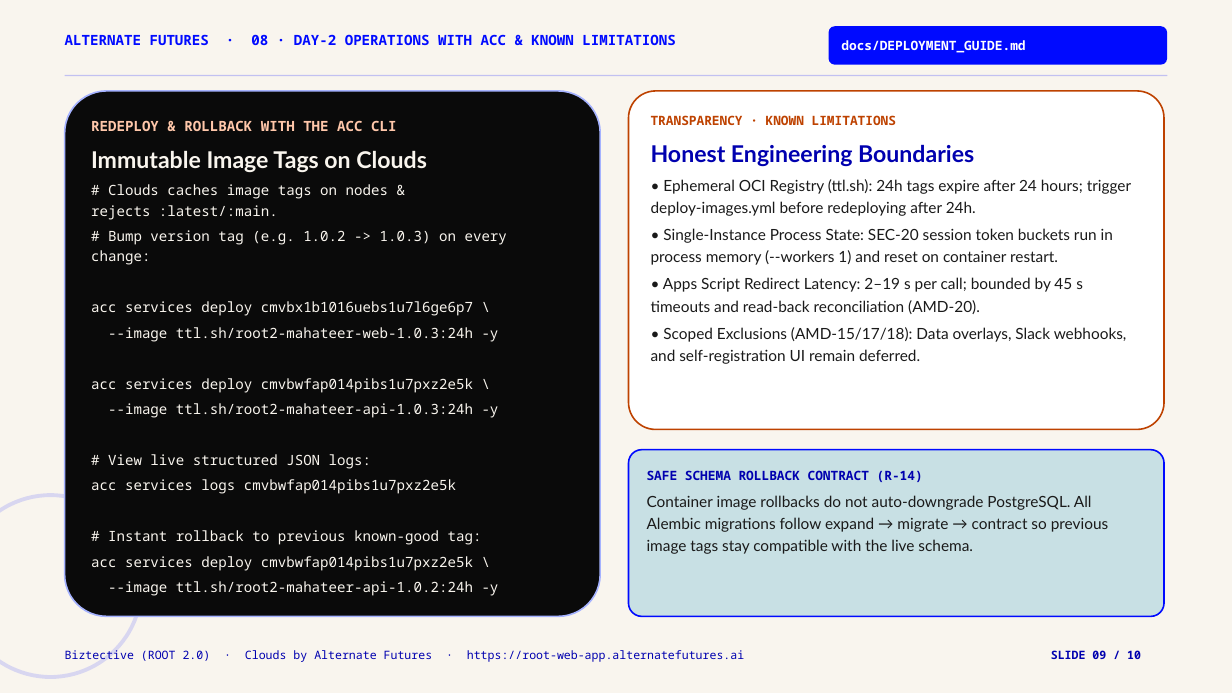
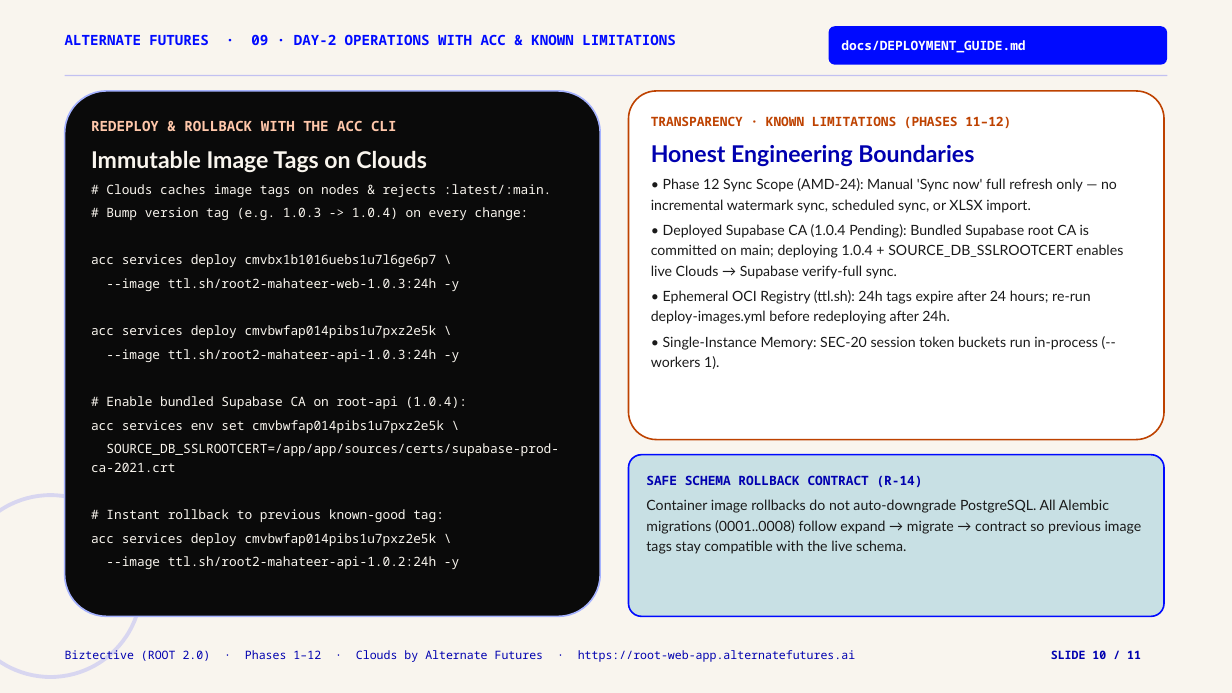
Before and after one commit to MahateerMuhammad/Biztective, a slide deck: slide 10 of docs/Biztective_Alternate_Futures_Deck.pptx (slide 9 before the commit). Drawn at 1232x693 pixels with LibreOffice and Linux fonts; fonts in the diff are those of the drawing. Boxes give left, top, right and bottom in pixels: in the first picture for what was removed or moved away, otherwise in the second. Text is boxed around its words. In the diff, an @@ line names an element or a change of style, - is before the commit and + after.

Commit message:
chore: Phase 12 build 1.0.5 images (1.0.4 tag was pre-existing)

```diff
--- a/docs/Biztective_Alternate_Futures_Deck.pptx
+++ b/docs/Biztective_Alternate_Futures_Deck.pptx
@@ text at (65,34,675,45): text changed @@
-ALTERNATE FUTURES · 08 · DAY-2 OPERATIONS WITH ACC & KNOWN LIMITATIONS
+ALTERNATE FUTURES · 09 · DAY-2 OPERATIONS WITH ACC & KNOWN LIMITATIONS
@@ rounded rectangle "TRANSPARENCY · KNOWN LIMITATIONS (PHASES ...": place and size @@
-rounded rectangle "TRANSPARENCY · KNOWN LIMITATIONS (PHASES ..." at (628,91,1165,429)
+rounded rectangle "TRANSPARENCY · KNOWN LIMITATIONS (PHASES ..." at (628,91,1165,439)
@@ text in rounded rectangle at (651,116,1011,128): text changed @@
-TRANSPARENCY · KNOWN LIMITATIONS
+TRANSPARENCY · KNOWN LIMITATIONS (PHASES 11–12)
@@ text in rounded rectangle at (651,178,1123,369): text changed; size 12 to 11 pt @@
-• Ephemeral OCI Registry (ttl.sh): 24h tags expire after 24 hours; trigger deploy-images.yml before redeploying after 24h.
-• Single-Instance Process State: SEC-20 session token buckets run in process memory (--workers 1) and reset on container restart.
-• Apps Script Redirect Latency: 2–19 s per call; bounded by 45 s timeouts and read-back reconciliation (AMD-20).
-• Scoped Exclusions (AMD-15/17/18): Data overlays, Slack webhooks, and self-registration UI remain deferred.
+• Phase 12 Sync Scope (AMD-24): Manual 'Sync now' full refresh only — no incremental watermark sync, scheduled sync, or XLSX import.
+• Deployed Supabase CA (1.0.4 Pending): Bundled Supabase root CA is committed on main; deploying 1.0.4 + SOURCE_DB_SSLROOTCERT enables live Clouds → Supabase verify-full sync.
+• Ephemeral OCI Registry (ttl.sh): 24h tags expire after 24 hours; re-run deploy-images.yml before redeploying after 24h.
+• Single-Instance Memory: SEC-20 session token buckets run in-process (--workers 1).
@@ text in rounded rectangle at (91,184,559,569): text changed; size 11 to 10 pt @@
-# Clouds caches image tags on nodes & rejects :latest/:main.
-# Bump version tag (e.g. 1.0.2 -> 1.0.3) on every change:
-acc services deploy cmvbx1b1016uebs1u7l6ge6p7 \
---image ttl.sh/root2-mahateer-web-1.0.3:24h -y
-acc services deploy cmvbwfap014pibs1u7pxz2e5k \
---image ttl.sh/root2-mahateer-api-1.0.3:24h -y
-# View live structured JSON logs:
-acc services logs cmvbwfap014pibs1u7pxz2e5k
-# Instant rollback to previous known-good tag:
-acc services deploy cmvbwfap014pibs1u7pxz2e5k \
---image ttl.sh/root2-mahateer-api-1.0.2:24h -y
+# Clouds caches image tags on nodes & rejects :latest/:main.
+# Bump version tag (e.g. 1.0.3 -> 1.0.4) on every change:
+acc services deploy cmvbx1b1016uebs1u7l6ge6p7 \
+--image ttl.sh/root2-mahateer-web-1.0.3:24h -y
+acc services deploy cmvbwfap014pibs1u7pxz2e5k \
+--image ttl.sh/root2-mahateer-api-1.0.3:24h -y
+# Enable bundled Supabase CA on root-api (1.0.4):
+acc services env set cmvbwfap014pibs1u7pxz2e5k \
+SOURCE_DB_SSLROOTCERT=/app/app/sources/certs/supabase-prod-ca-2021.crt
+# Instant rollback to previous known-good tag:
+acc services deploy cmvbwfap014pibs1u7pxz2e5k \
+--image ttl.sh/root2-mahateer-api-1.0.2:24h -y
@@ rounded rectangle "SAFE SCHEMA ROLLBACK CONTRACT (R-14)": place and size @@
-rounded rectangle "SAFE SCHEMA ROLLBACK CONTRACT (R-14)" at (628,450,1165,616)
+rounded rectangle "SAFE SCHEMA ROLLBACK CONTRACT (R-14)" at (628,455,1165,616)
@@ text in rounded rectangle at (646,499,1142,554): text changed; size 12 to 11 pt @@
-Container image rollbacks do not auto-downgrade PostgreSQL. All Alembic migrations follow expand → migrate → contract so previous image tags stay compatible with the live schema.
+Container image rollbacks do not auto-downgrade PostgreSQL. All Alembic migrations (0001..0008) follow expand → migrate → contract so previous image tags stay compatible with the live schema.
@@ text at (65,650,855,662): text changed @@
-Biztective (ROOT 2.0) · Clouds by Alternate Futures · https://root-web-app.alternatefutures.ai
+Biztective (ROOT 2.0) · Phases 1–12 · Clouds by Alternate Futures · https://root-web-app.alternatefutures.ai
@@ text at (1051,650,1141,659): text changed @@
-SLIDE 09 / 10
+SLIDE 10 / 11
```
Also in this commit, not shown: 9 other slides changed, 1 slide added, 3 other files.
